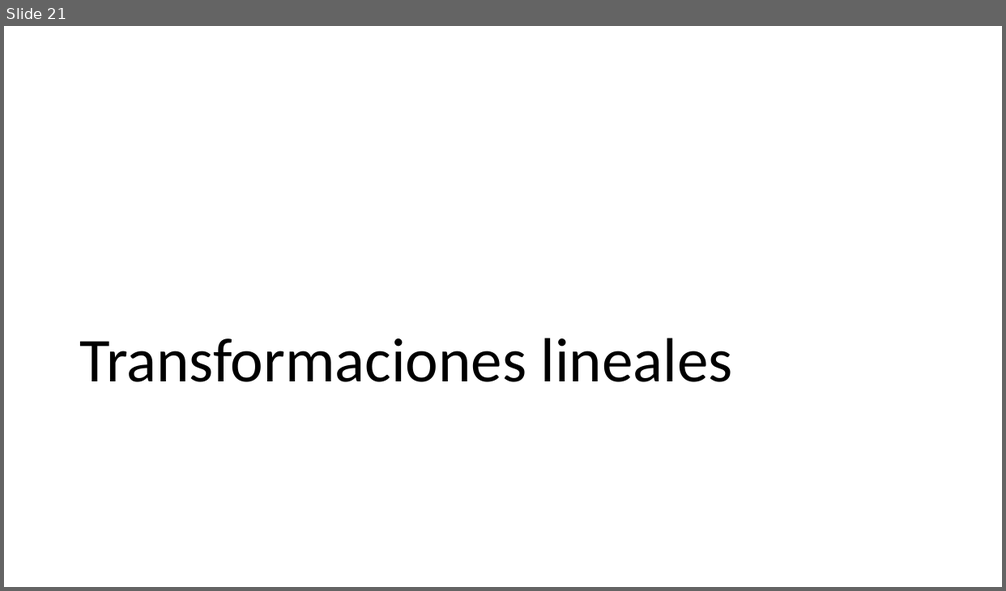
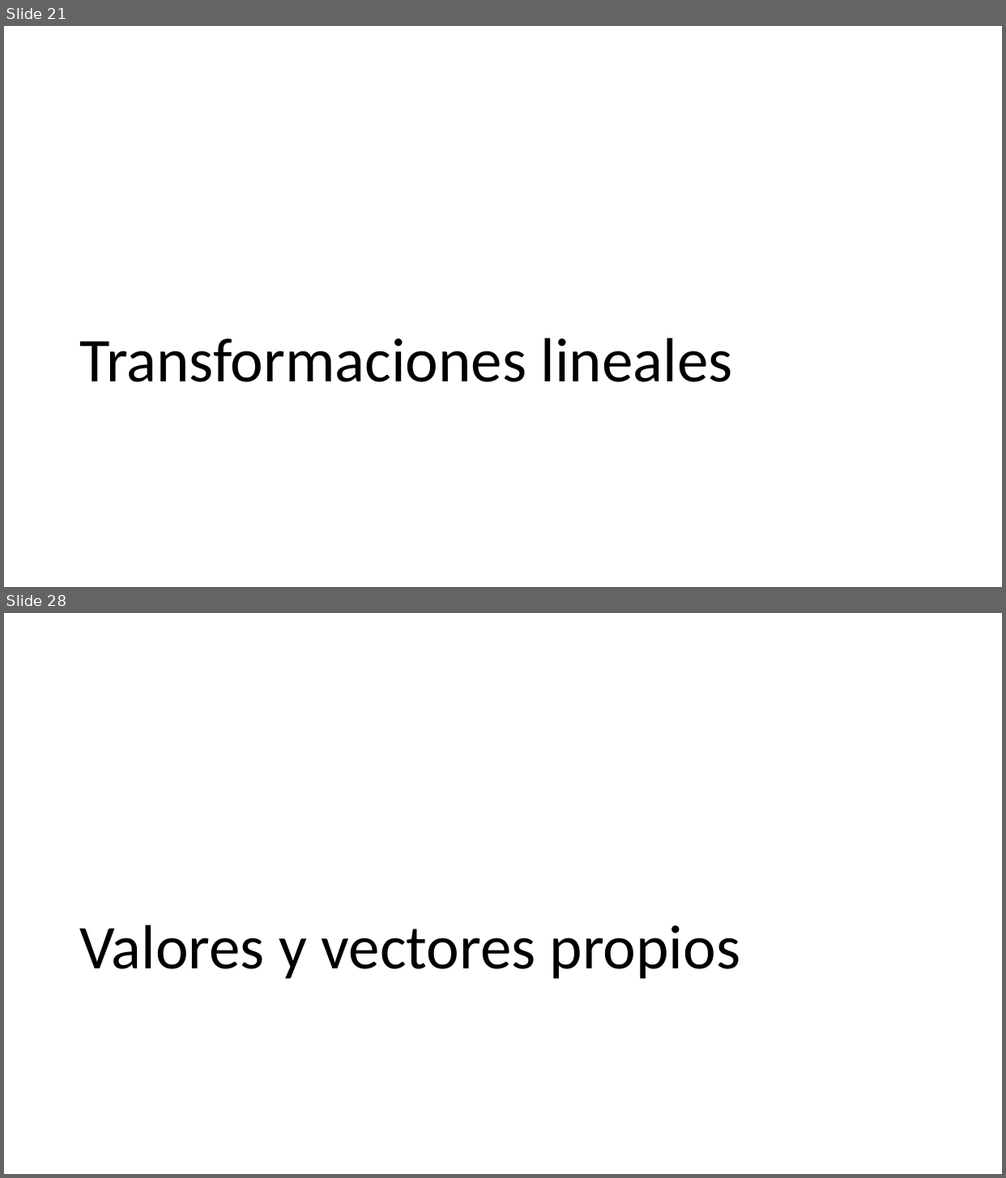
Before and after one commit to 26-jorge-01/IA-SPP, a slide deck: docs/IA-SPP.pptx. Shown one above the other, each under a label of ours: slide 21 before the commit, slides 21 and 28 after it; the slides between them are not shown. The pictures are 1006x591 and 1006x1178 pixels, drawn with LibreOffice and Linux fonts; fonts in the diff are those of the drawing. Boxes give left, top, right and bottom in pixels: in the first picture for what was removed or moved away, otherwise in the second. Text is boxed around its words. In the diff, an @@ line names an element or a change of style, - is before the commit and + after.

Commit message:
transformaciones lineales - valores y vectores propios - funciones vectoriales

```diff
--- a/docs/IA-SPP.pptx
+++ b/docs/IA-SPP.pptx
@@ slide 28 added at bbox=[4, 613, 1002, 1174], background #FFFFFF @@
@@ title added at bbox=[79, 925, 740, 979], 60 pt, text #000000 @@
+Valores y vectores propios
```
Also in this commit, not shown: 18 other slides added, 2 other files.
